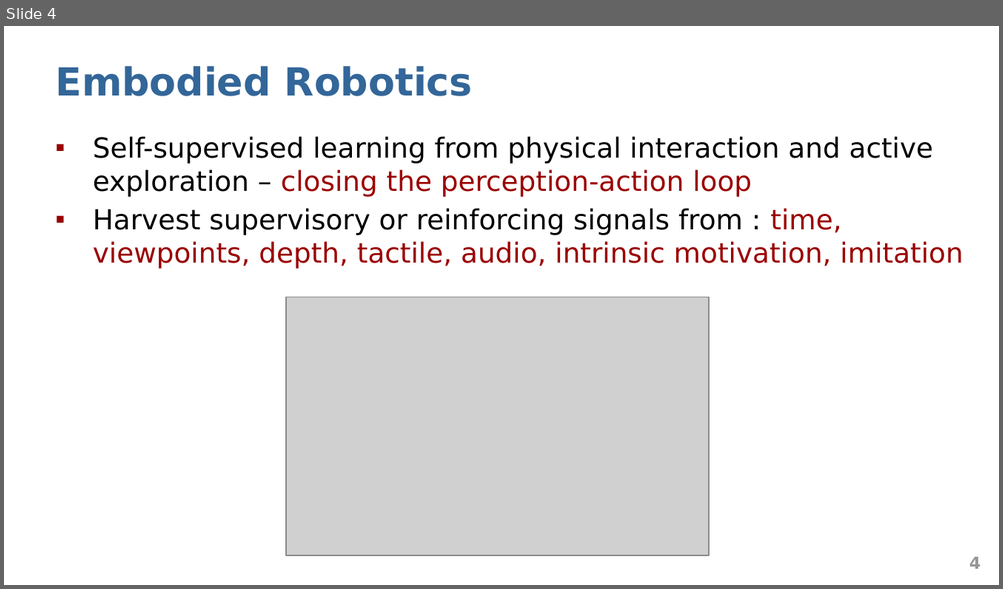
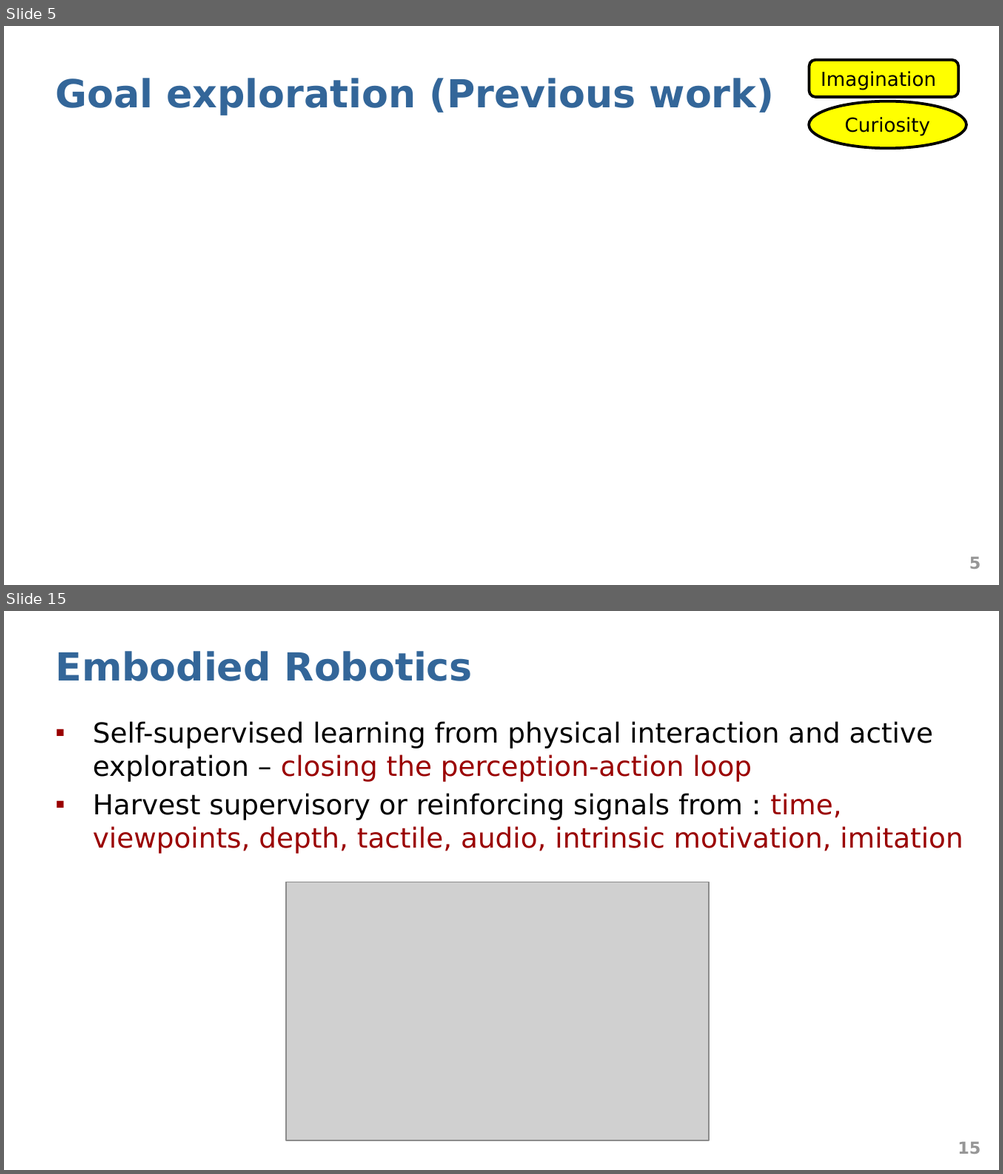
Before and after one commit to abduskhazi/deep-reinforcement-learning-seminar, a slide deck: presentation.pptx. Shown one above the other, each under a label of ours: slide 4 before the commit, slides 5 and 15 after it; the slides between them are not shown. The pictures are 1003x589 and 1003x1174 pixels, drawn with LibreOffice and Linux fonts; fonts in the diff are those of the drawing; grey boxes stand for pictures. Boxes give left, top, right and bottom in pixels: in the first picture for what was removed or moved away, otherwise in the second. Text is boxed around its words. In the diff, an @@ line names an element or a change of style, - is before the commit and + after.

```diff
--- a/presentation.pptx
+++ b/presentation.pptx
@@ slide 5 added at [4,26,999,585], background #FFFFFF @@
@@ rounded rectangle added at [808,60,958,96], fill #FFFF00, outline #000000 2 pt, 14 pt, text #000000 @@
+Imagination
@@ title added at [55,78,774,116], 28 pt, text #336699, bold @@
+Goal exploration (Previous work)
@@ ellipse added at [808,101,966,148], fill #FFFF00, outline #000000 2 pt, 14 pt, text #000000 @@
+Curiosity
@@ page number added at [969,557,981,569], 12 pt, text #969696, bold @@
+5
@@ what was slide 4 is now slide 15 @@
@@ page number at [957,1142,980,1154]: text changed @@
-4
+15
```
Also in this commit, not shown: 14 other slides added, 4 slides removed.
